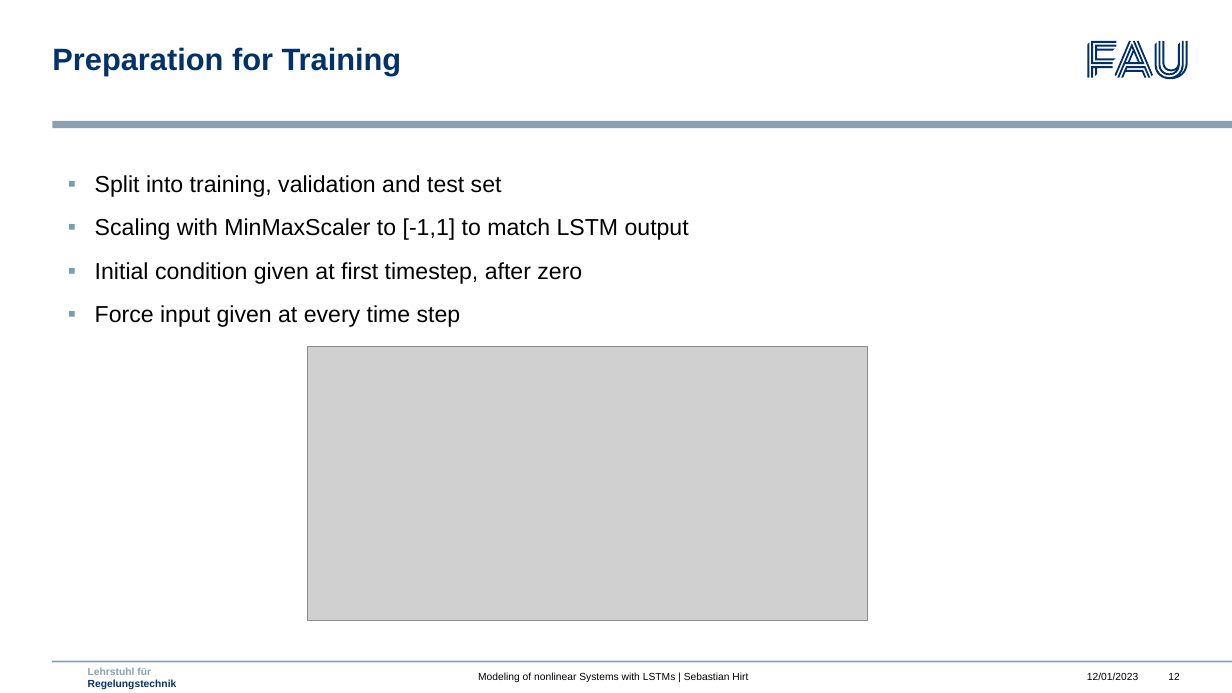
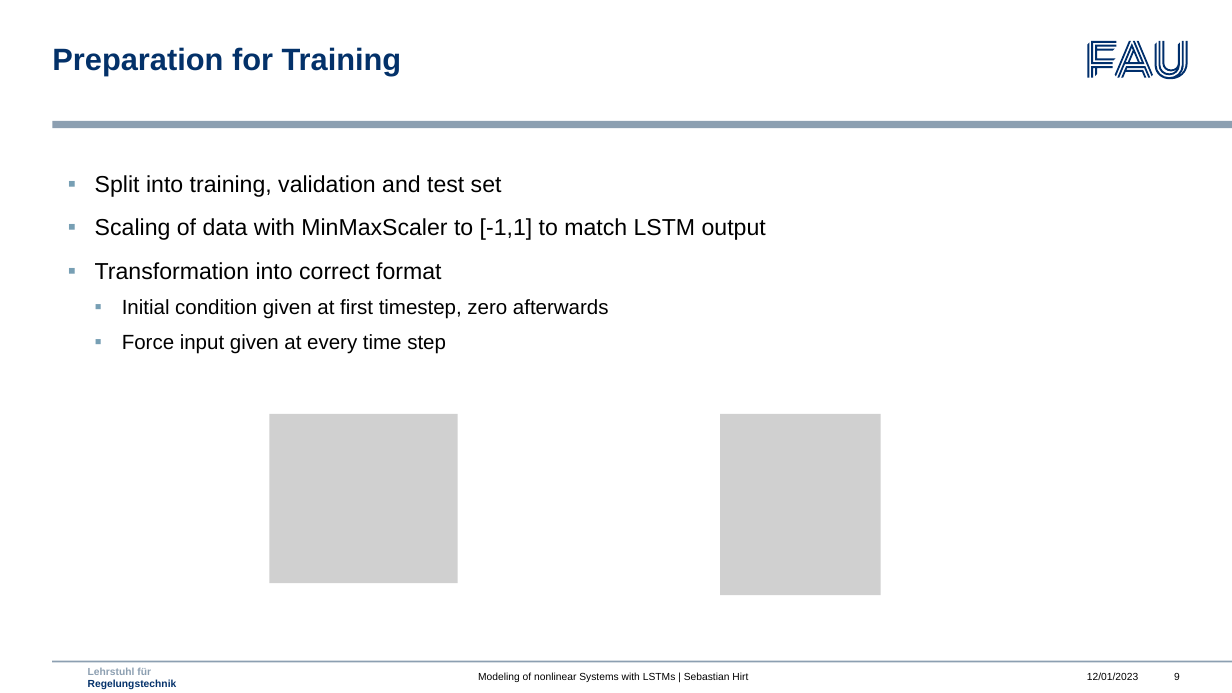
Before and after one commit to mokronos/nonlinearLSTM, a slide deck: slide 9 of presentation/nonlinearLSTM_slides.pptx (slide 12 before the commit). Drawn at 1232x693 pixels with LibreOffice and Linux fonts; fonts in the diff are those of the drawing; grey boxes stand for pictures; background and template pictures are left out. Boxes give left, top, right and bottom in pixels: in the first picture for what was removed or moved away, otherwise in the second. Text is boxed around its words. In the diff, an @@ line names an element or a change of style, - is before the commit and + after.

```diff
--- a/presentation/nonlinearLSTM_slides.pptx
+++ b/presentation/nonlinearLSTM_slides.pptx
@@ text at (95,218,766,319): text changed @@
-▪ Scaling with MinMaxScaler to [-1,1] to match LSTM output
-▪ Initial condition given at first timestep, after zero
+▪ Scaling of data with MinMaxScaler to [-1,1] to match LSTM output
+▪ Transformation into correct format
+  ▪ Initial condition given at first timestep, zero afterwards
@@ text at (122,334,446,354): size 18 to 16 pt in "Force input given at every time step"; list level 1 to 2 in "Force input given at every ..." @@
@@ picture removed at (308,347,868,621) @@
@@ picture added at (270,414,458,583) @@
@@ picture added at (720,414,881,595) @@
@@ page number at (1174,673,1180,680): text changed @@
-12
+9
```
Also in this commit, not shown: 13 other slides changed, 4 slides removed.
